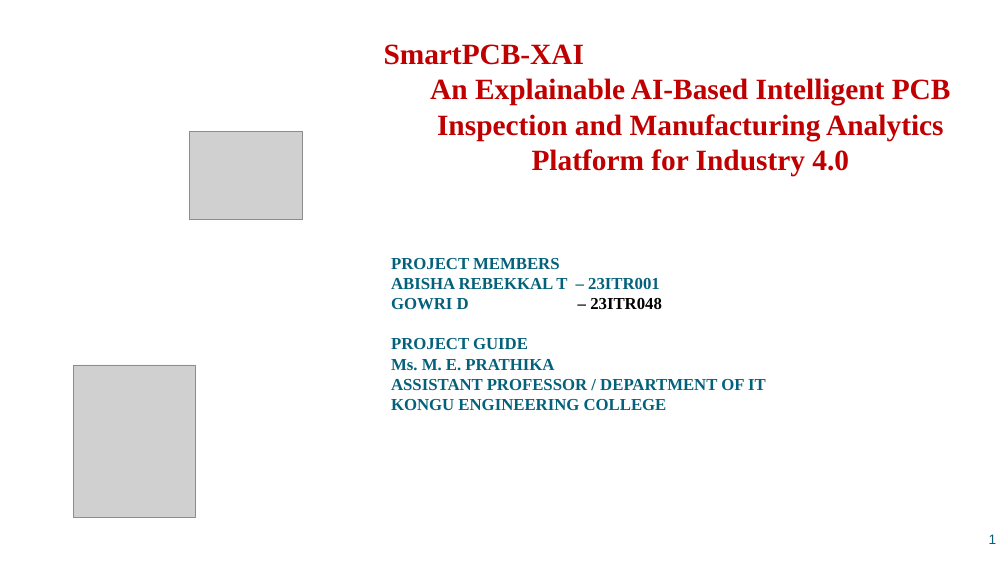
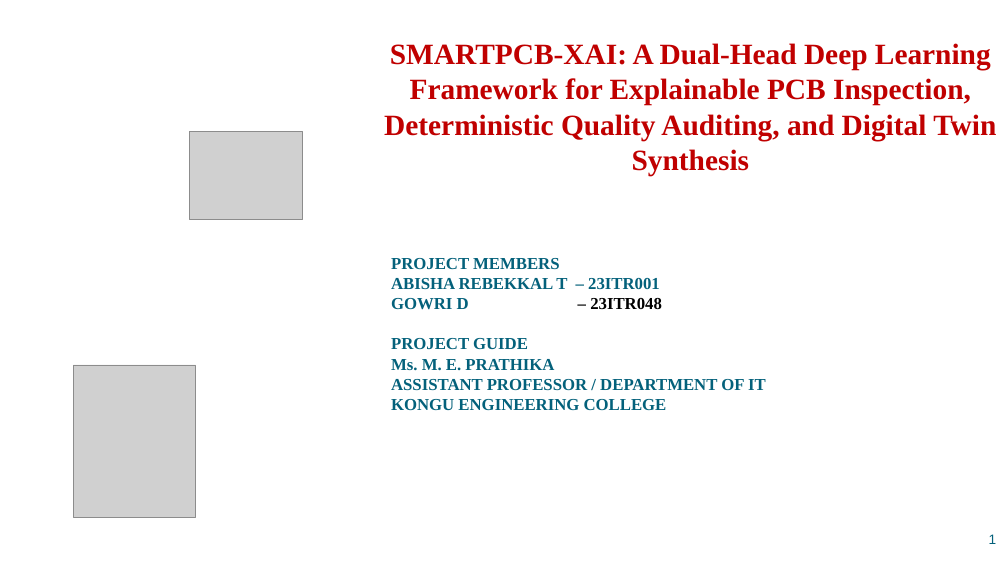
Before and after one commit to Gowri0504/SmartPCB, a slide deck: slide 1 of SmartPCB_XAI_Review_III_PPT.pptx. Drawn at 1008x567 pixels with LibreOffice and Linux fonts; fonts in the diff are those of the drawing; grey boxes stand for pictures; background and template pictures are left out. Boxes give left, top, right and bottom in pixels: in the first picture for what was removed or moved away, otherwise in the second. Text is boxed around its words. In the diff, an @@ line names an element or a change of style, - is before the commit and + after.

```diff
--- a/SmartPCB_XAI_Review_III_PPT.pptx
+++ b/SmartPCB_XAI_Review_III_PPT.pptx
@@ title at (384, 43, 996, 176): text changed @@
-SmartPCB-XAI
-An Explainable AI-Based Intelligent PCB Inspection and Manufacturing Analytics Platform for Industry 4.0
+SMARTPCB-XAI: A Dual-Head Deep Learning Framework for Explainable PCB Inspection, Deterministic Quality Auditing, and Digital Twin Synthesis
```
Also in this commit, not shown: 35 other files.
